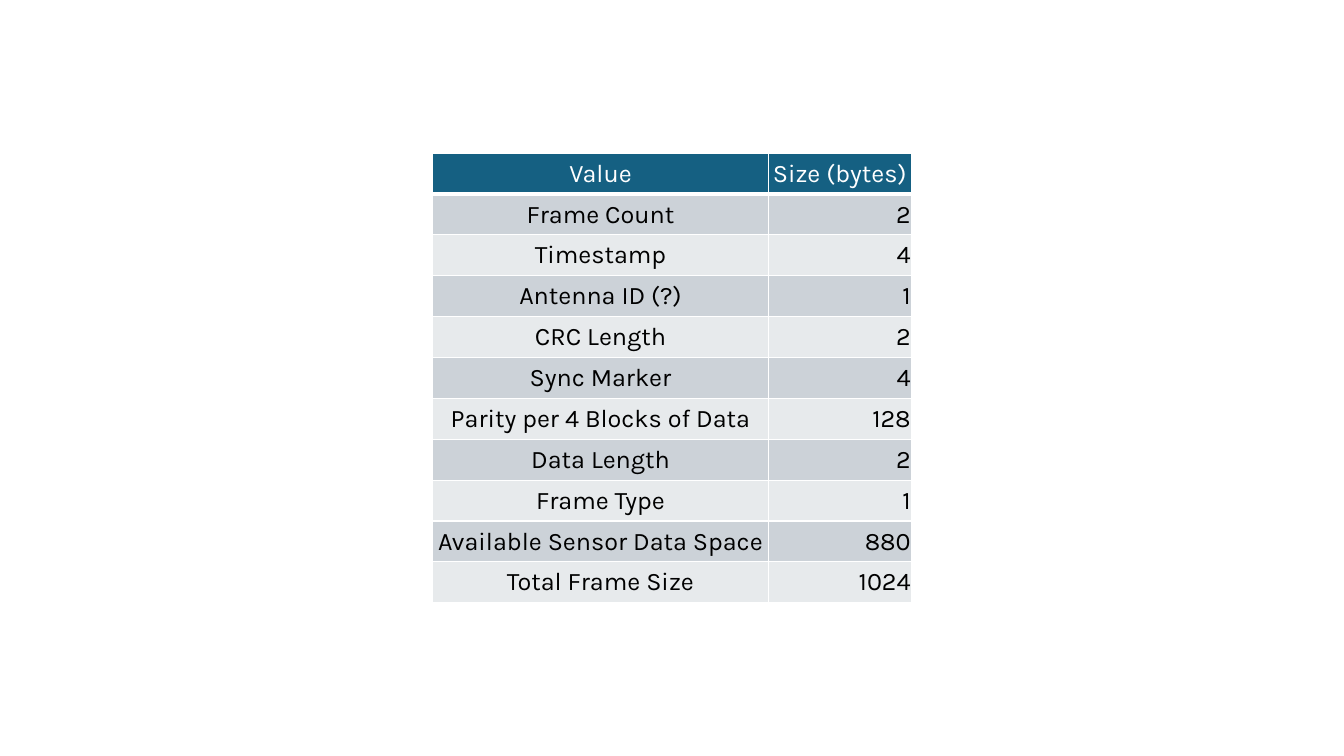
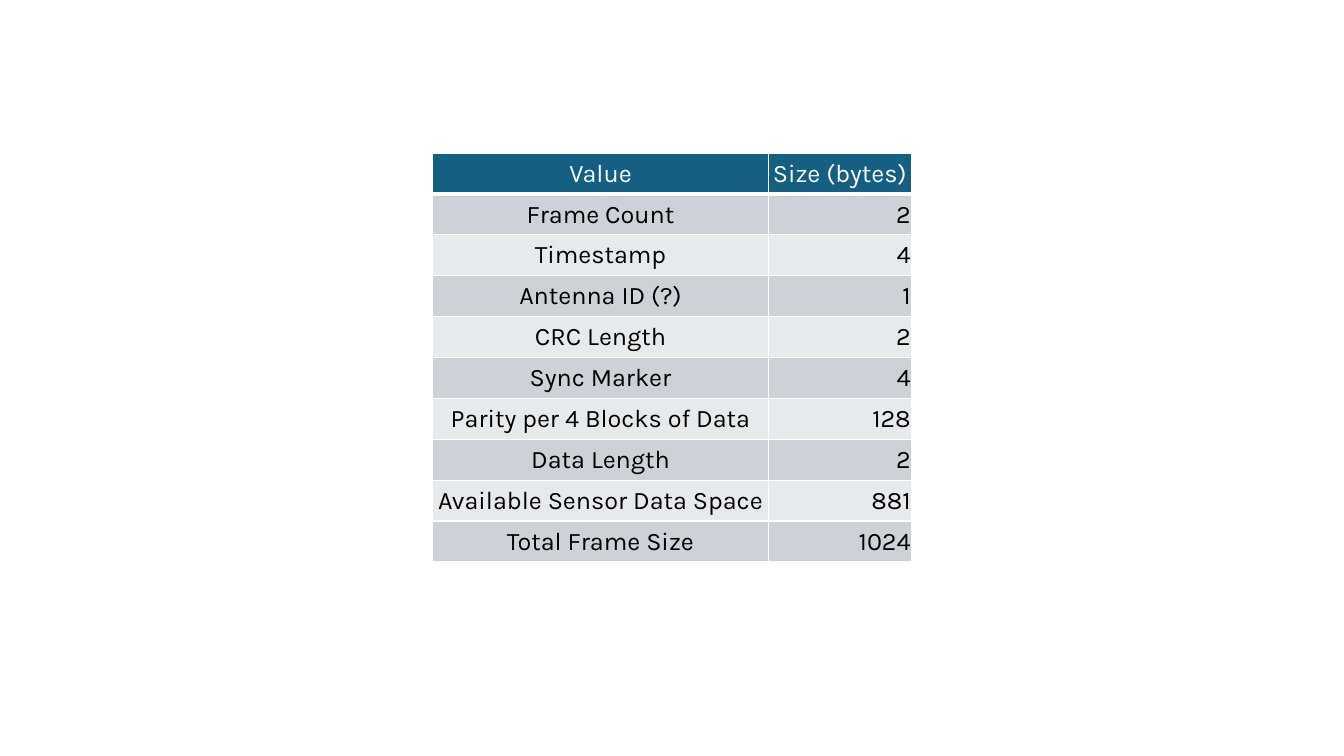
Before and after one commit to widgetsahn/HOOTER-RockSat-2027, a slide deck: slide 2 of HOOTER_ESP32/lib/Data_Encoder/AA_block_diagram.pptx. Drawn at 1344x756 pixels with LibreOffice and Linux fonts; fonts in the diff are those of the drawing. Boxes give left, top, right and bottom in pixels: in the first picture for what was removed or moved away, otherwise in the second. Text is boxed around its words. In the diff, an @@ line names an element or a change of style, - is before the commit and + after.

Commit message:
developed the randomizer and derandomizer functions, beginning to work on the test fle for the randomizer/derandomizer for testing frame randomization on the ESP32

```diff
--- a/HOOTER_ESP32/lib/Data_Encoder/AA_block_diagram.pptx
+++ b/HOOTER_ESP32/lib/Data_Encoder/AA_block_diagram.pptx
@@ table at [433, 153, 911, 563] @@
-row 9: Frame Type | 1
-row 10: Available Sensor Data Space | 880
+row 9: Available Sensor Data Space | 881
```
Also in this commit, not shown: 4 other files.
